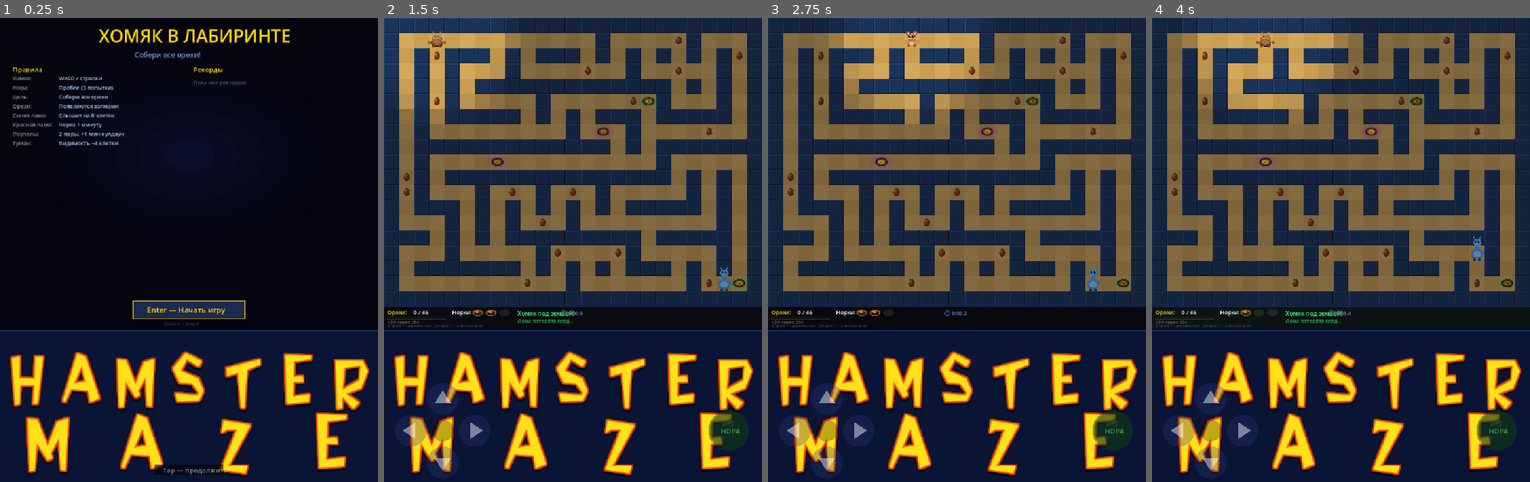
Above: before the commit, frames 1-4 (left to right).
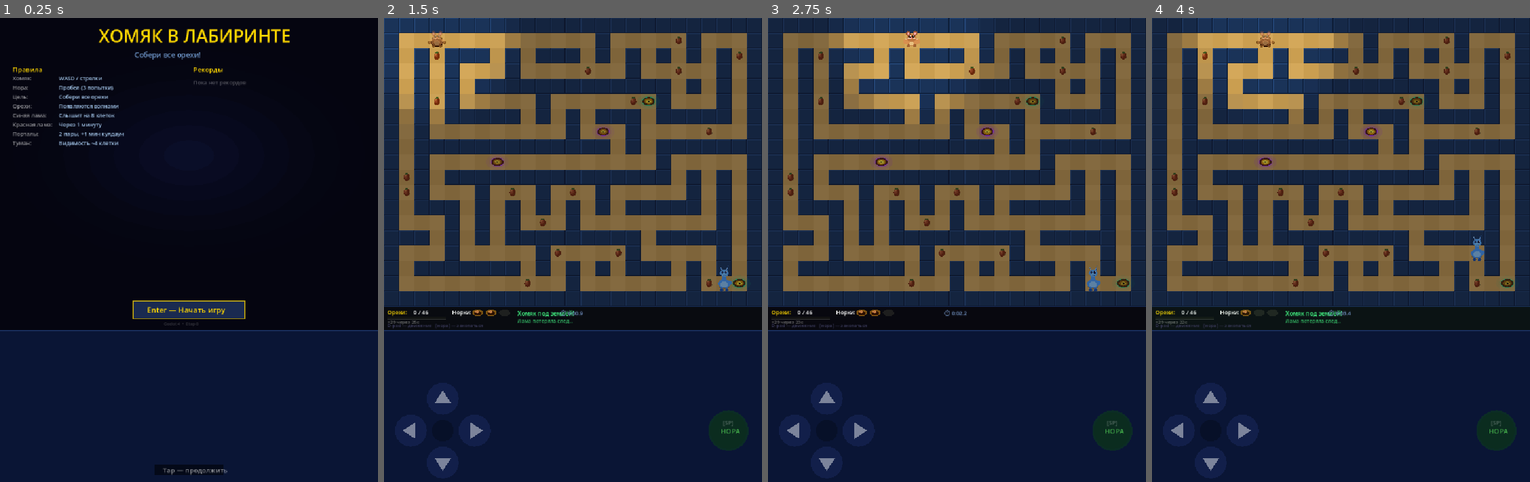
Above: after the commit, the same moments.

Repository: AndriiDiabolus/Diabolus-repository-Godot4-hamster-maze
Game: Godot game, scene res://scenes/Main.tscn
Two runs of this game, one before a commit and one after it. Both use one fixed random seed, a clock stepped at 60 frames per second and the inputs below.
Inputs (mouse positions are in pixels of both pictures, inside the frame that each line leads up to):
- Up to frame 1 (0.25 s): no input
- Up to frame 2 (1.5 s): tap Enter at 0.5, 0.6 s; move the mouse to (656, 226) at 0.52 s; hold D 0.53-1.25 s; click (656, 226) at 0.67 s; tap Space at 0.77 s; drag from (497, 273) to (554, 342) at 1.27 s
- Up to frame 3 (2.75 s): tap Space at 2 s; move the mouse to (994, 147) at 2.02 s; hold D from 2.03 s (still down); tap Enter at 2.1 s
- Up to frame 4 (4 s): release D at 2.75 s; drag from (1322, 342) to (1227, 180) at 2.77 s; tap Enter at 3.5, 3.6 s; move the mouse to (1454, 319) at 3.52 s; hold A from 3.53 s (still down); tap Space at 3.77 s

The runs differ from the first frame. In frame 1, 8.4% of the frame differs, in the area x 2-98%, y 71-99%; in frame 2, 8.3%; in frame 3, 8.3%; in frame 4, 8.3%.

Commit message:
feat: move HAMSTER MAZE title to HTML gray zone below canvas
- Remove _draw_ctrl_title() from canvas (mobile controls zone stays as-is)
- Add HTML title via head_include: Boogaloo font, stone gray bg, yellow/red-orange styling
- Change body background to #6b6866 (stone gray) for natural gray zone below canvas
- Remove overflow:hidden to allow title div to appear below canvas

Co-Authored-By: Claude Sonnet 4.6 <noreply@anthropic.com>

Diff:
--- a/scripts/main.gd
+++ b/scripts/main.gd
@@ -1136,9 +1136,6 @@
 	draw_rect(Rect2(0, zone_y, C.W, C.CTRL_H), Color("#0a1535"))
 	draw_rect(Rect2(0, zone_y, C.W, 2), Color("#1a3060"))  # top border line
 
-	# Flintstones-style title — always visible
-	_draw_ctrl_title()
-
 	if _state != "play":
 		# "Tap" at bottom of zone with dark pill for readability
 		var tap_y := zone_y + float(C.CTRL_H) - 22.0
Not shown, changed: export_presets.cfg
